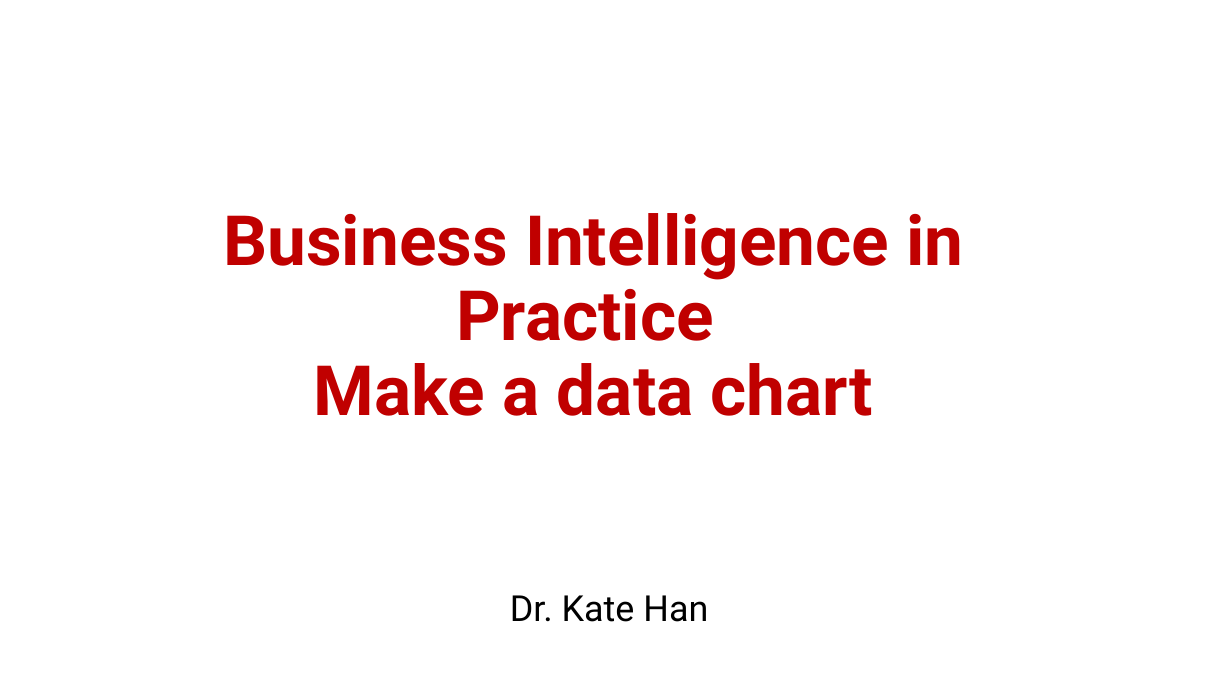
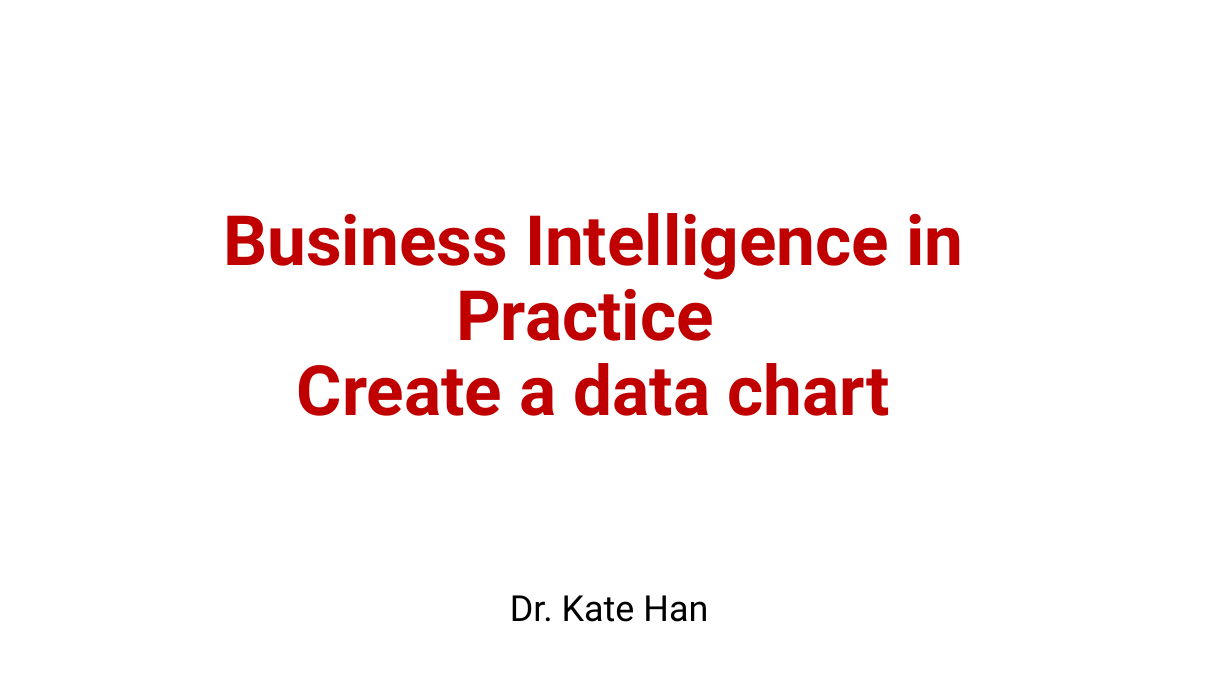
Before and after one commit to kate0543/BIiP-Data-Visualization, a slide deck: slide 1 of BIP Data Graphs.pptx. Drawn at 1232x693 pixels with LibreOffice and Linux fonts; fonts in the diff are those of the drawing; background and template pictures are left out. Boxes give left, top, right and bottom in pixels: in the first picture for what was removed or moved away, otherwise in the second. Text is boxed around its words. In the diff, an @@ line names an element or a change of style, - is before the commit and + after.

```diff
--- a/BIP Data Graphs.pptx
+++ b/BIP Data Graphs.pptx
@@ title at <box>223,213,963,416</box>: text changed @@
-Business Intelligence in Practice
-Make a data chart
+Business Intelligence in Practice
+Create a data chart
```
Also in this commit, not shown: 5 other slides changed, 4 slides added, 18 other files.
